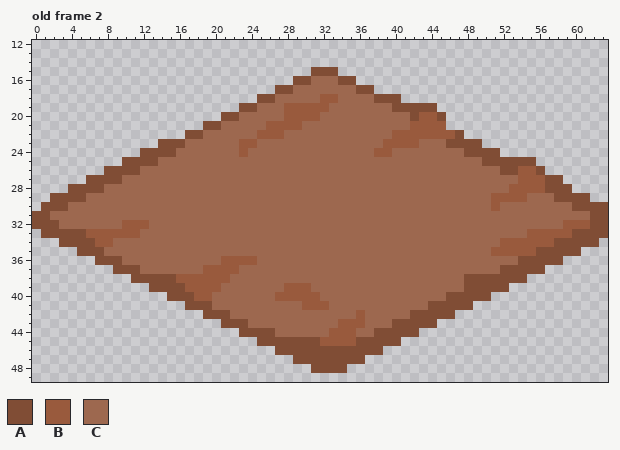
Pixel-art file, stored at dot/farm.aseprite. Above: the version before the commit.
64x64 pixels, 4 frames. Colours within 5 levels of each other are drawn and written as one. Shown: old frame 2: x 0..63, y 12..49. The commit also changed other frames, which this record leaves out.
Visible layers, top first: "Layer 6", "Layer 7", "Group 1/Layer 5", "Group 1/Layer 4".
Palette (. is transparent): A #804d35  B #995a3d  C #9d684f
Pixels before, old frame 2 (only the part around the change), first column x 0:
12 ................................................................
13 ................................................................
14 ................................................................
15 ...............................AAA..............................
16 .............................AACCCAA............................
17 ...........................AACCCCCCCAA..........................
18 .........................AACCCCCBBCCCCAAA.......................
19 .......................AACCCBBBBBCCCCCCCAAAAA...................
20 .....................AACCCCCBBBBCCCCCCCCCCABBA..................
21 ...................AACCCCCBBBBCCCCCCCCCCCCBBBB..................
22 .................AACCCCCCBBBCCCCCCCCCCCCBBBBBBBA................
23 ..............AAACCCCCCBBCCCCCCCCCCCCCCBBBBCCCAAAA..............
24 ............AAAACCCCCCCBCCCCCCCCCCCCCCBBCCCCCCCCAAAA............
25 ..........AAAACCCCCCCCCCCCCCCCCCCCCCCCCCCCCCCCCCCCAAAAAA........
26 ........AAAACCCCCCCCCCCCCCCCCCCCCCCCCCCCCCCCCCCCCCCCAABBA.......
27 ......AAAACCCCCCCCCCCCCCCCCCCCCCCCCCCCCCCCCCCCCCCCCCCCBBBAA.....
28 ....AAAACCCCCCCCCCCCCCCCCCCCCCCCCCCCCCCCCCCCCCCCCCCCCBBBBAAA....
29 ..AAAACCCCCCCCCCCCCCCCCCCCCCCCCCCCCCCCCCCCCCCCCCCCCBBBBCCCAAAA..
30 .AAACCCCCCCCCCCCCCCCCCCCCCCCCCCCCCCCCCCCCCCCCCCCCCCBCCCCCCCCAAAA
31 AACCCCCCCCCCCCCCCCCCCCCCCCCCCCCCCCCCCCCCCCCCCCCCCCCCCCCCCCCCCCAA
32 AAACCCCCCCBBBCCCCCCCCCCCCCCCCCCCCCCCCCCCCCCCCCCCCCCCCCCCCCCBBBAA
33 .AAAAABBBBBBCCCCCCCCCCCCCCCCCCCCCCCCCCCCCCCCCCCCCCCCCCCBBBBBAAAA
34 ...AAAABBCCCCCCCCCCCCCCCCCCCCCCCCCCCCCCCCCCCCCCCCCCCBBBBBBAAAAA.
35 .....AAACCCCCCCCCCCCCCCCCCCCCCCCCCCCCCCCCCCCCCCCCCCBBBBBAAAAA...
36 .......AAACCCCCCCCCCCBBBBCCCCCCCCCCCCCCCCCCCCCCCCCCCCCAAAAA.....
37 .........AAACCCCCCCBBBBCCCCCCCCCCCCCCCCCCCCCCCCCCCCCAAAAA.......
38 ...........AAAAABBBBBBCCCCCCCCCCCCCCCCCCCCCCCCCCAAAAAAA.........
39 .............AAAABBBBCCCCCCCBBBCCCCCCCCCCCCCCCCCAAAAA...........
40 ...............AAABBCCCCCCCBBBBBCCCCCCCCCCCCCCAAAAA.............
41 .................AAACCCCCCCCCCBBBCCCCCCCCCCCAAAAA...............
42 ...................AAACCCCCCCCCCCCCCBCCCCCAAAAA.................
43 .....................AAACCCCCCCCCCBBBCCCAAAAA...................
44 .......................AAAACCCCCCBBBCCAAAAA.....................
45 .........................AAAAAAABBBBAAAAA.......................
46 ...........................AAAAAAAAAAAA.........................
47 .............................AAAAAAAA...........................
48 ...............................AAAA.............................
49 ................................................................
And afterwards:
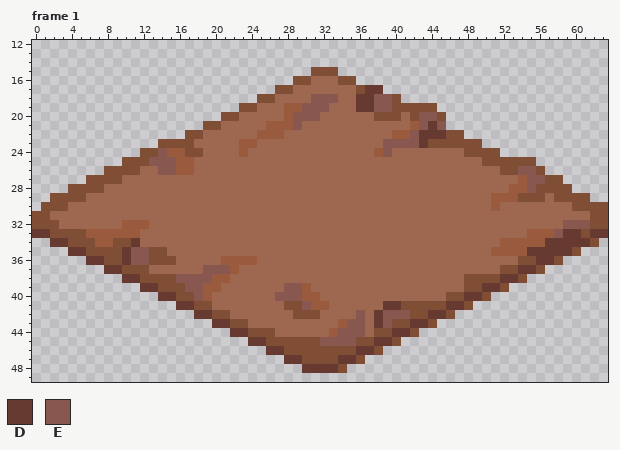
Colours new in this view: D #663931  E #88574f
A new or re-ordered frame is compared with the old frame closest to it.
From old to new:
frames 4 -> 22
Frame 1 is new; against old frame 2, layer "Group 1/Layer 4":
The author changed colour B to colour A in row 22 at x 46; in row 28 at x 56; in row 29 at x 54.
The author changed colour C to colour A in row 20 at x 38 to 40; in row 23 at x 17 and 44 to 45; in row 24 at x 17 to 18; in row 29 at x 55 to 56; in row 34 at x 9 to 10; in row 35 at x 8 to 9 and 13 to 14.
The author changed colour C to colour A in row 36 at x 13 to 15; in row 37 at x 12; in row 41 at x 28 to 29 and 41 to 43; in row 42 at x 29 to 31.
The author changed colour A to colour B in row 24 at x 15.
The author changed colour C to colour B in row 24 at x 16; in rows 25 to 26 at x 16 to 17.
Colour D now appears in row 17 at x 38; in row 33 at x 0; in row 34 at x 2; in row 35 at x 4; in row 36 at x 6; in row 37 at x 8.
Colour D now appears in row 38 at x 10; in row 39 at x 12; in row 40 at x 14; in row 41 at x 16; in row 42 at x 18; in row 43 at x 20.
Colour D now appears in row 44 at x 22; in row 45 at x 24; in row 46 at x 26; in row 47 at x 28; in row 48 at x 30.
The author changed colour A to colour D in row 17 at x 37; in row 33 at x 1, 60 and 62 to 63; in row 34 at x 3 and 58 to 61; in row 35 at x 5 and 56 to 59; in row 36 at x 7 and 56 to 57; in row 37 at x 9 and 54 to 55.
The author changed colour A to colour D in row 38 at x 11 and 52 to 53; in row 39 at x 13 and 50 to 51; in row 40 at x 15 and 48 to 49; in row 41 at x 17 and 46 to 47; in row 42 at x 19 and 44 to 45; in row 43 at x 21 and 42 to 43.
The author changed colour A to colour D in row 44 at x 23 and 40 to 41; in row 45 at x 25 and 38 to 39; in row 46 at x 27 and 36 to 37; in row 47 at x 29 and 34 to 35; in row 48 at x 31 to 33.
The author changed colour B to colour D in row 21 at x 44; in row 22 at x 43 to 45; in row 33 at x 59; in row 34 at x 57; in row 35 at x 55.
The author changed colour C to colour D in rows 18 to 19 at x 36 to 37; in row 23 at x 43; in row 34 at x 11; in rows 35 to 36 at x 10; in row 41 at x 39 to 40; in rows 42 to 43 at x 38.
The author changed colour A to colour E in row 18 at x 38 to 39; in row 24 at x 14; in row 25 at x 13.
The author changed colour B to colour E in row 18 at x 32 to 33; in row 19 at x 30 to 32; in row 20 at x 29 to 31 and 43 to 44; in row 21 at x 29, 43 and 45; in row 22 at x 42; in row 23 at x 39 to 42.
The author changed colour B to colour E in row 24 at x 39; in row 26 at x 54 to 55; in row 27 at x 55 to 56; in row 28 at x 55; in row 32 at x 59 to 61; in row 33 at x 58.
The author changed colour B to colour E in row 37 at x 19 to 21; in row 38 at x 16 to 19; in row 39 at x 17 to 18 and 28 to 29; in row 40 at x 18 and 27 to 29; in row 41 at x 30; in row 42 at x 36.
The author changed colour B to colour E in row 43 at x 35 to 36; in row 44 at x 34 to 35; in row 45 at x 32 to 35.
The author changed colour C to colour E in row 18 at x 31; in row 19 at x 38 to 39; in rows 25 to 26 at x 14 to 15; in rows 35 to 36 at x 11 to 12; in row 42 at x 39 to 41; in row 43 at x 39.
The author changed colour C to colour E in row 44 at x 36.
Where, in picture pixels (left, top, right, bottom), the same in both pictures:
changed: (32, 85, 608, 373)
